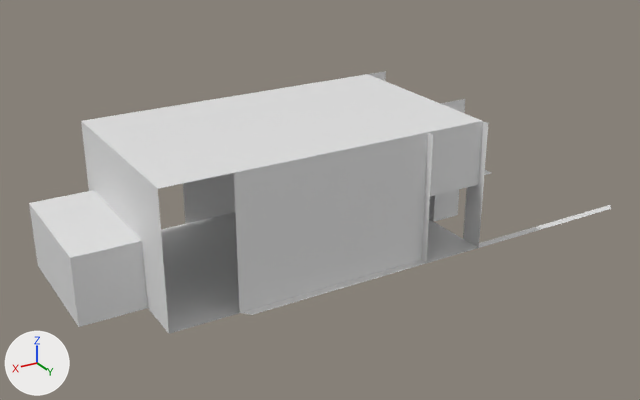
What one commit did to the Blender file Team-Capture/Assets/Models/dm_2fort/Map/2fort_spawn.blend.
One viewpoint serves both versions: a 50 mm camera at (22.6, 40.8, 19.5) aimed at (-2.2, -0.7, -1.2). Lighting does not change. The marker at lower left points along +X, +Y and +Z.

Objects in the first picture: '2fort_spawn'.
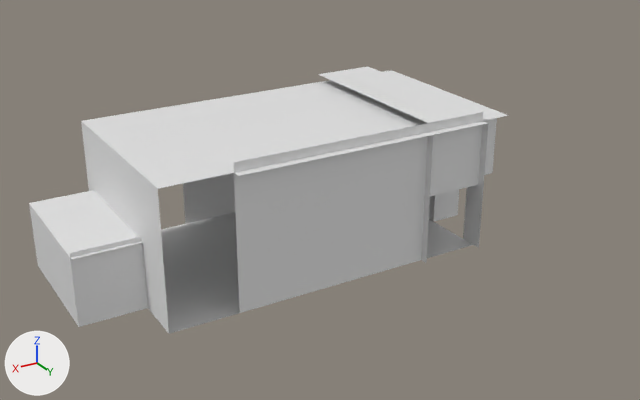
Commit message: Update 2fort

Location of each change, (x1, y1, x2, y2) in pixels of the pictures (640 x 400 px):
```json
{"object": "2fort_spawn", "change": "reshaped", "before": [29, 71, 611, 334], "after": [29, 66, 509, 334], "on screen": "17% narrower"}
{"part": 1, "of": "me_2fort", "change": "built on", "before": [29, 190, 611, 315], "after": [29, 66, 509, 259]}
```

Edits to the scene script, one JSON object a line:
```json
{"block": "me_2fort", "where": "# used by ob_2fort_spawn; location = (0.0, 0.0, 0.0)"}
{"op": "remove", "block": "me_2fort", "code": "me_2fort.from_pydata(...)  # 59 vertices, 23 faces; spans x -21.0..13.3, y -6.6..5.4, z -3.7..4.0"}
{"op": "add", "block": "me_2fort", "code": "me_2fort.from_pydata(...)  # 75 vertices, 32 faces, 1 loose edge; spans x -11.4..13.3, y -6.6..5.4, z -3.7..4.5"}
{"block": "me_2fort", "change": "me_2fort part 1"}
{"block": "me_2fort", "change": "3 vertices are removed from x -21.0..5.4, y 4.9..5.4, z -3.7"}
{"block": "me_2fort", "change": "2 faces are deleted"}
{"block": "me_2fort", "change": "14 vertices are added at x -11.4..13.3, y -6.6..5.4, z 0.2..4.5"}
{"block": "me_2fort", "change": "5 new vertices lie (0.0, 0.0, 0.5) away from vertices in x -9.5..5.9, y -6.6..4.9, z 4.0"}
{"block": "me_2fort", "change": "1 loose edge is added"}
{"block": "me_2fort", "change": "11 new faces join them"}
```
